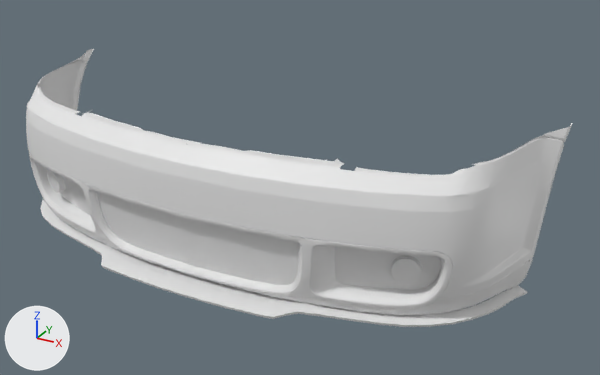
The glTF model public/parts/wendtStrom_frontBumper_cupraR.glb as it was, and as the next commit left it.
Rendered twice from a 50 mm camera at (1.254, -3.757, 1.355) aimed at (0.151, -1.752, 0.352). Arrows for +X, +Y and +Z are at lower left; the lights stay in place. The older version comes first. Where no turn or scale is listed for an object, it has been applied to the vertices. Vertices at exactly the same position are counted once.

Objects in the first picture: 'frontBumper_cupraR'.
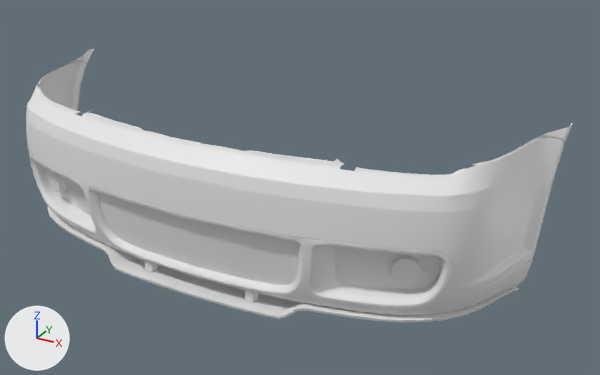
Where the newer file only moved an object's origin or applied its transform, the numbers keep the older frame.

Boxes (x1, y1, x2, y2) around the edits, measured in the pictures (600 x 375 px; the box of a moved part takes in the faces that stretch with it):
'frontBumper_cupraR', reshaped: before (26, 48, 573, 327); after (26, 48, 573, 323)
part 1 of me_wendtstrom_frontbumper_cuprar, added: after (145, 261, 158, 272)
part 2 of me_wendtstrom_frontbumper_cuprar, added: after (245, 290, 258, 302)
part 3 of me_wendtstrom_frontbumper_cuprar, moved or reshaped: before (40, 183, 528, 327); after (47, 188, 519, 323)

The change, as a diff of the scene's bpy script:
```diff
--- a/public/parts/wendtStrom_frontBumper_cupraR.glb.py
+++ b/public/parts/wendtStrom_frontBumper_cupraR.glb.py
@@ me_wendtstrom_frontbumper_cuprar @@
 # used by ob_frontbumper_cuprar; location = (0.0, -1.83, 0.365)
-me_wendtstrom_frontbumper_cuprar.from_pydata(...)  # 2061 vertices, 3869 faces; spans x -0.86..0.86, y -0.35..0.35, z -0.23..0.23
+me_wendtstrom_frontbumper_cuprar.from_pydata(...)  # 2078 vertices, 3893 faces; spans x -0.86..0.86, y -0.31..0.35, z -0.24..0.23
+# me_wendtstrom_frontbumper_cuprar part 1: a new loose piece, a box spanning x -0.186..-0.162, y -0.257..-0.227, z -0.223..-0.19, in mat_black (white #e7e7e7)
+# me_wendtstrom_frontbumper_cuprar part 2: a new loose piece, a box spanning x 0.162..0.186, y -0.257..-0.227, z -0.223..-0.19, in mat_black (white #e7e7e7)
+# me_wendtstrom_frontbumper_cuprar part 3: 186 vertices moved from x -0.83..0.82, y -0.35..0.17, z -0.23..-0.07 to x -0.81..0.81, y -0.3..0.17, z -0.24..-0.07; 11 vertices removed from x -0.84..0.84, y 0.03..0.17, z -0.23..-0.19; 11 vertices added at x -0.8..0.81, y -0.01..0.17, z -0.22..-0.19
+# other edits to the shape of me_wendtstrom_frontbumper_cuprar do not show in these pictures
 me_wendtstrom_frontbumper_cuprar.materials.append(mat_paint)
```
